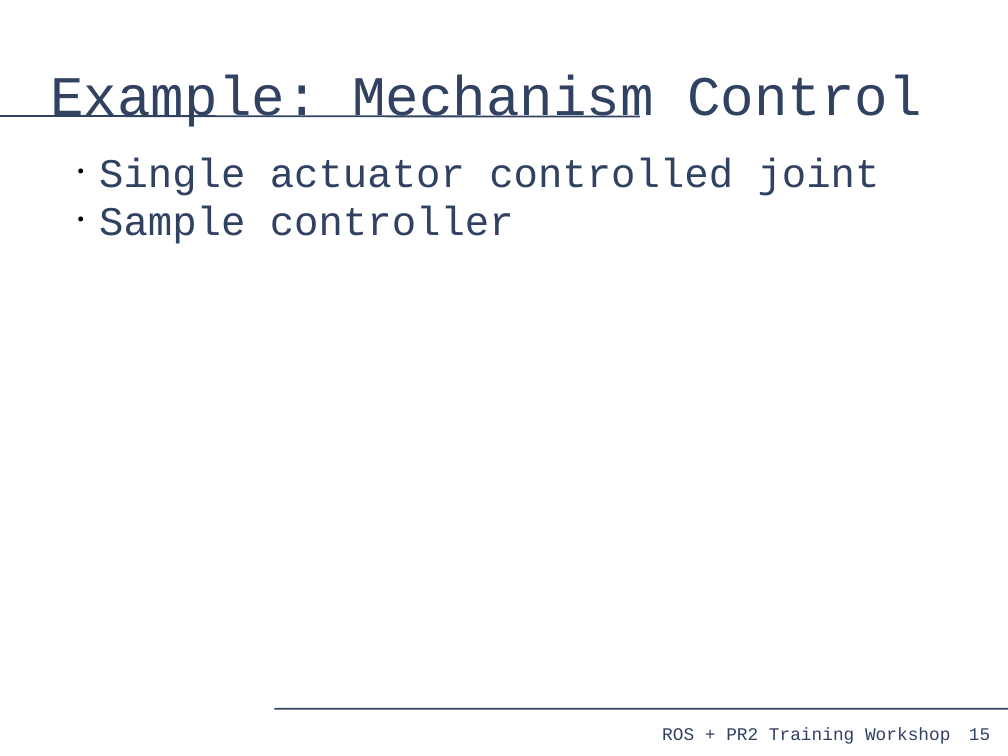
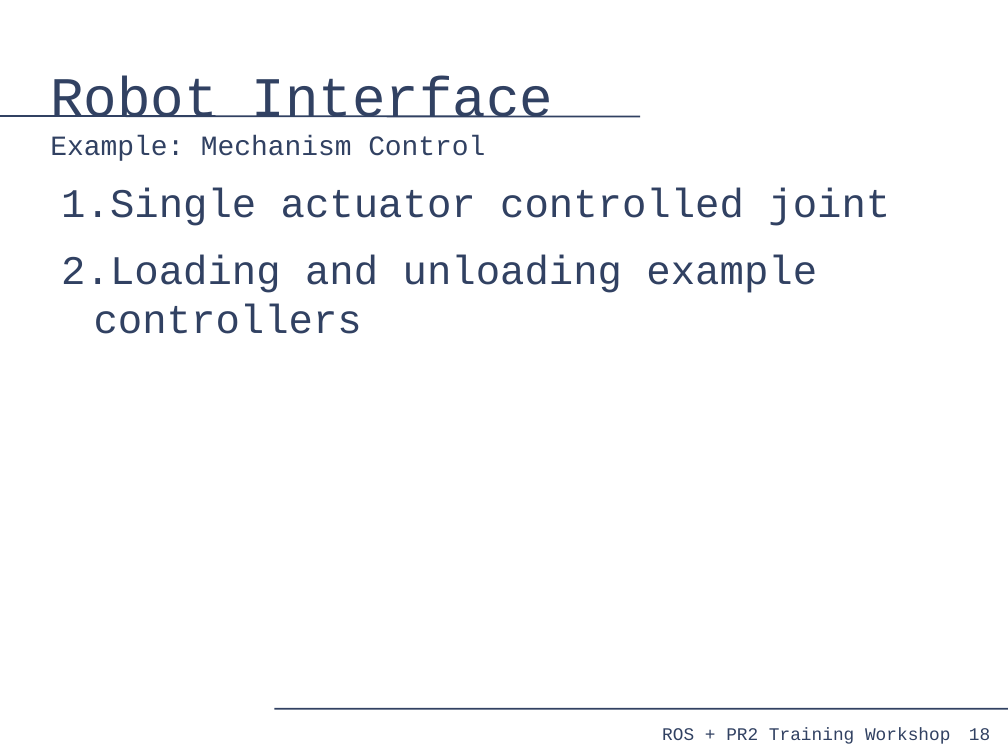
Before and after one commit to PR2/pr2_docs, a slide deck: slide 18 of pr2_training_workshop/simulation/simulation_training_workshop.odp (slide 15 before the commit). Drawn at 1008x756 pixels with LibreOffice and Linux fonts; fonts in the diff are those of the drawing. Boxes give left, top, right and bottom in pixels: in the first picture for what was removed or moved away, otherwise in the second. Text is boxed around its words. In the diff, an @@ line names an element or a change of style, - is before the commit and + after.

```diff
--- a/pr2_training_workshop/simulation/simulation_training_workshop.odp
+++ b/pr2_training_workshop/simulation/simulation_training_workshop.odp
@@ title at (50, 76, 554, 161): text changed; size 44 to 22 pt @@
-Example: Mechanism Control
+Robot Interface
+Example: Mechanism Control
@@ text removed at (99, 157, 880, 244) @@
-• Single actuator controlled joint
-• Sample controller
@@ text added at (61, 188, 890, 334), 32 pt, text #314162 @@
+1. Single actuator controlled joint
+2. Loading and unloading example controllers
@@ page number at (969, 728, 990, 740): text changed @@
-15
+18
```
Also in this commit, not shown: 8 other slides changed, 8 slides added, 5 slides removed.
